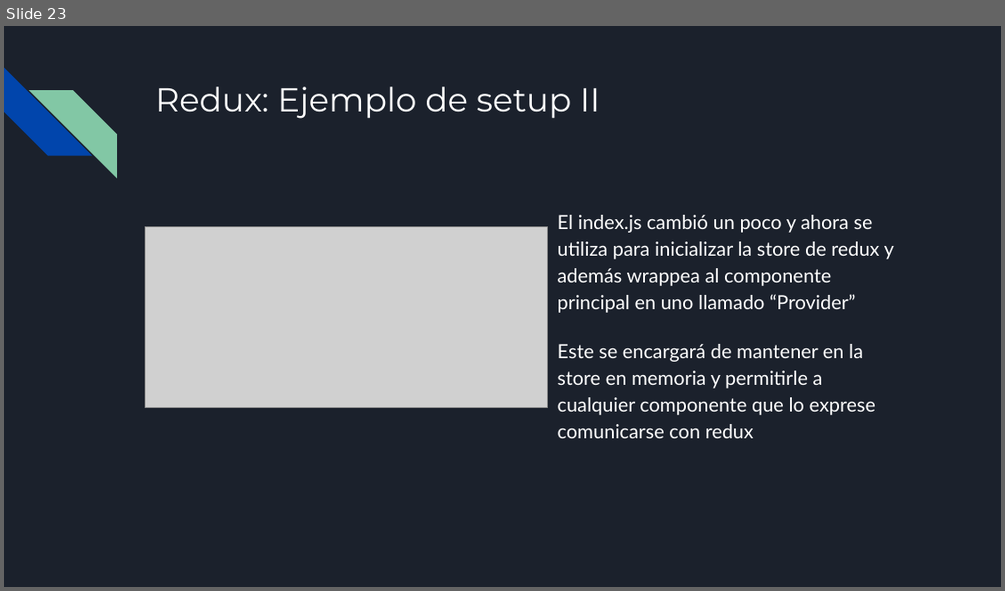
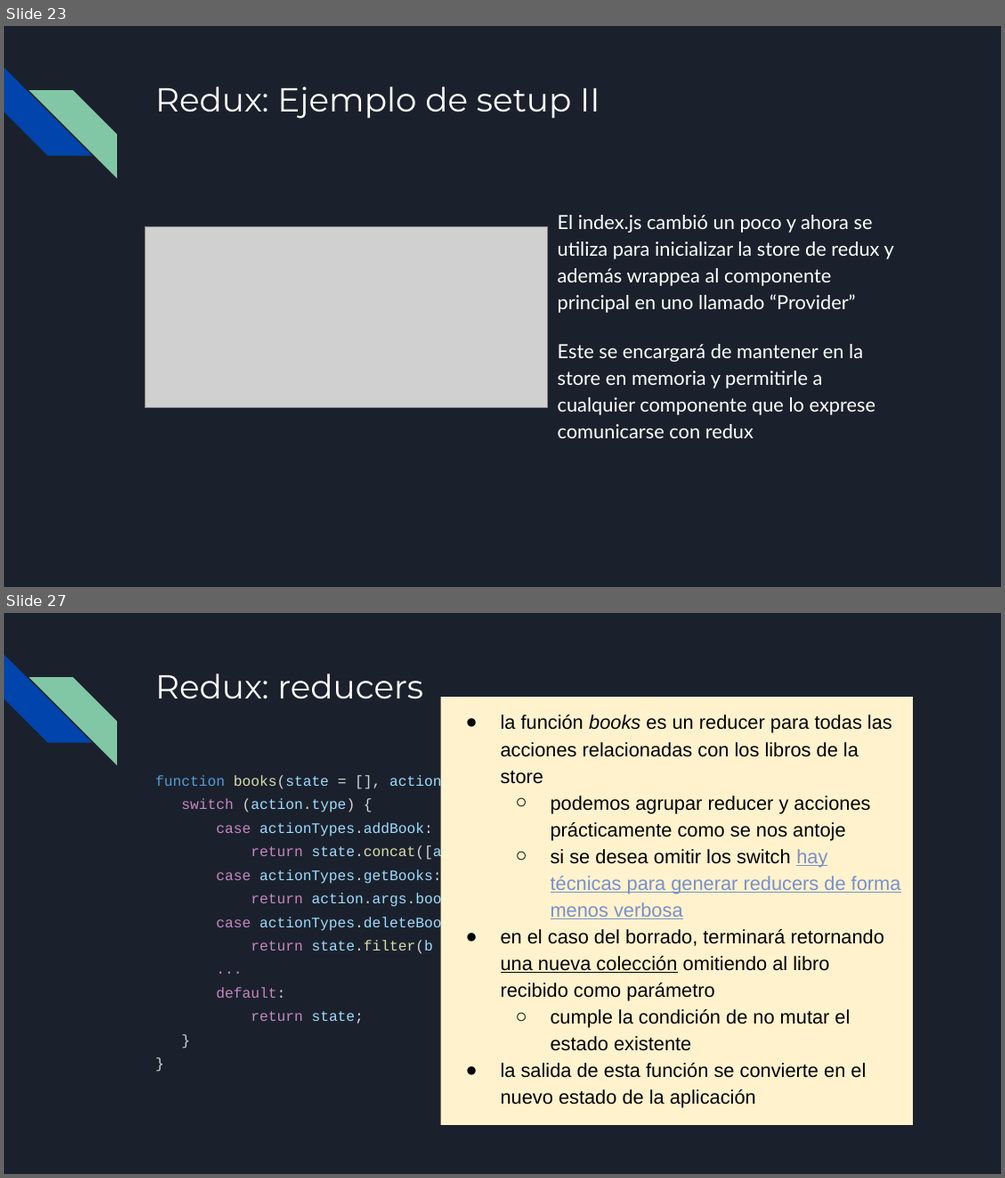
Before and after one commit to francisco-pinchentti/react-basics, a slide deck: docs/React.odp. Shown one above the other, each under a label of ours: slide 23 before the commit, slides 23 and 27 after it; the slides between them are not shown. The pictures are 1005x591 and 1005x1178 pixels, drawn with LibreOffice and Linux fonts; fonts in the diff are those of the drawing; grey boxes stand for pictures. Boxes give left, top, right and bottom in pixels: in the first picture for what was removed or moved away, otherwise in the second. Text is boxed around its words. In the diff, an @@ line names an element or a change of style, - is before the commit and + after.

Commit message:
updated presentation: redux, test, summary

```diff
--- a/docs/React.odp
+++ b/docs/React.odp
@@ slide 27 added at (x1=4, y1=613, x2=1001, y2=1174), background #1B212C; not listed: 2 template elements that a slide beside it also shows @@
@@ title added at (x1=155, y1=674, x2=423, y2=698), 24 pt, text #FFFFFF @@
+Redux: reducers
@@ rectangle added at (x1=441, y1=697, x2=913, y2=1125), fill #FFF2CC, 14 pt, text #000000 @@
+● la función books es un reducer para todas las acciones relacionadas con los libros de la store
+  ○ podemos agrupar reducer y acciones prácticamente como se nos antoje
+  ○ si se desea omitir los switch hay técnicas para generar reducers de forma menos verbosa
+● en el caso del borrado, terminará retornando una nueva colección omitiendo al libro recibido como parámetro
+  ○ cumple la condición de no mutar el estado existente
+● la salida de esta función se convierte en el nuevo estado de la aplicación
@@ text added at (x1=155, y1=775, x2=685, y2=1023), 10.5 pt, text #9CDCFE @@
+function books(state = [], action) {
+switch (action.type) {
+case actionTypes.addBook:
+return state.concat([action.args]);
+case actionTypes.getBooks:
+return action.args.books;
+case actionTypes.deleteBook:
+return state.filter(b => b.id !== action.args.id);
+...
+default:
+return state;
+}
+}
```
Also in this commit, not shown: 6 slides changed, 4 other slides added, 1 slide removed.
